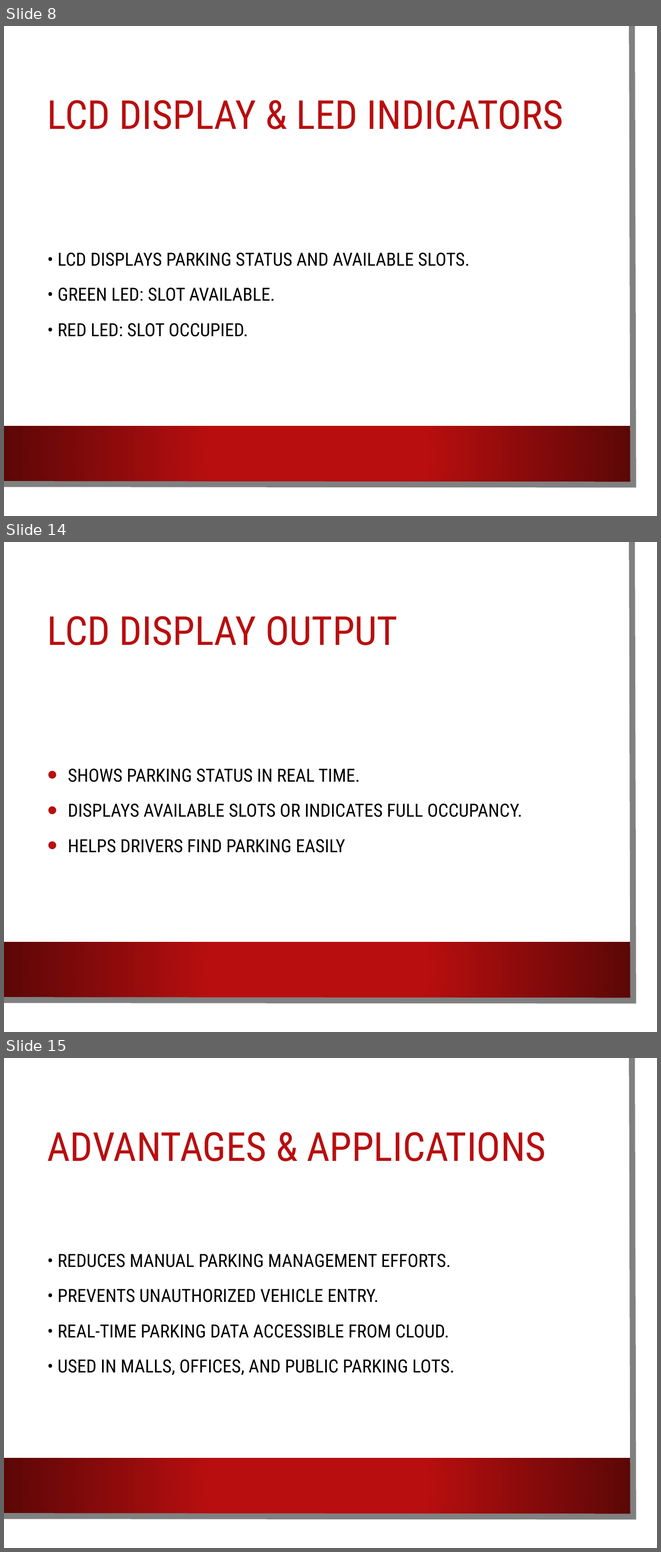
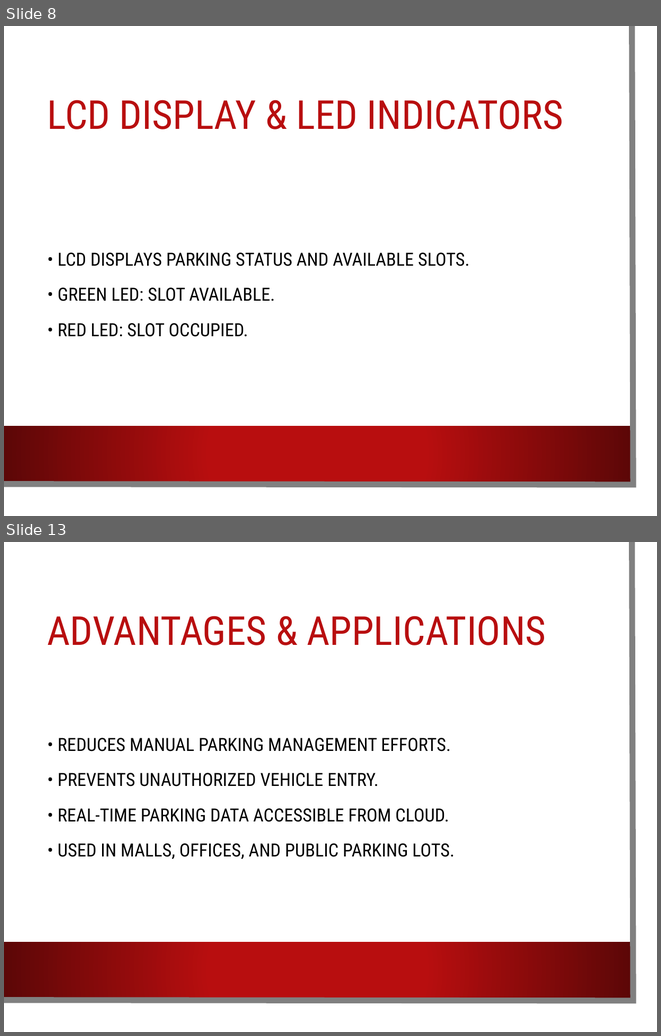
Before and after one commit to IndrayudhB/Smart-Parking-System-using-IoT-RFID, a slide deck: Smart_Parking_System_Presentation.pptx. Shown one above the other, each under a label of ours: slides 8, 14 and 15 before the commit, slides 8 and 13 after it; the slides between them are not shown. The pictures are 661x1552 and 661x1036 pixels, drawn with LibreOffice and Linux fonts; fonts in the diff are those of the drawing; background and template pictures are left out. Boxes give left, top, right and bottom in pixels: in the first picture for what was removed or moved away, otherwise in the second. Text is boxed around its words. In the diff, an @@ line names an element or a change of style, - is before the commit and + after.

```diff
--- a/Smart_Parking_System_Presentation.pptx
+++ b/Smart_Parking_System_Presentation.pptx
@@ slide 14 removed at [4,542,657,1032], background picture (left out); not listed: 3 template elements that a slide beside it also shows @@
@@ title removed at [47,616,398,645] @@
-LCD DISPLAY OUTPUT
@@ text removed at [68,768,522,853] @@
-• SHOWS PARKING STATUS IN REAL TIME.
-• DISPLAYS AVAILABLE SLOTS OR INDICATES FULL OCCUPANCY.
-• HELPS DRIVERS FIND PARKING EASILY
@@ what was slide 15 is now slide 13 @@
```
Also in this commit, not shown: 4 slides added, 5 other slides removed.
